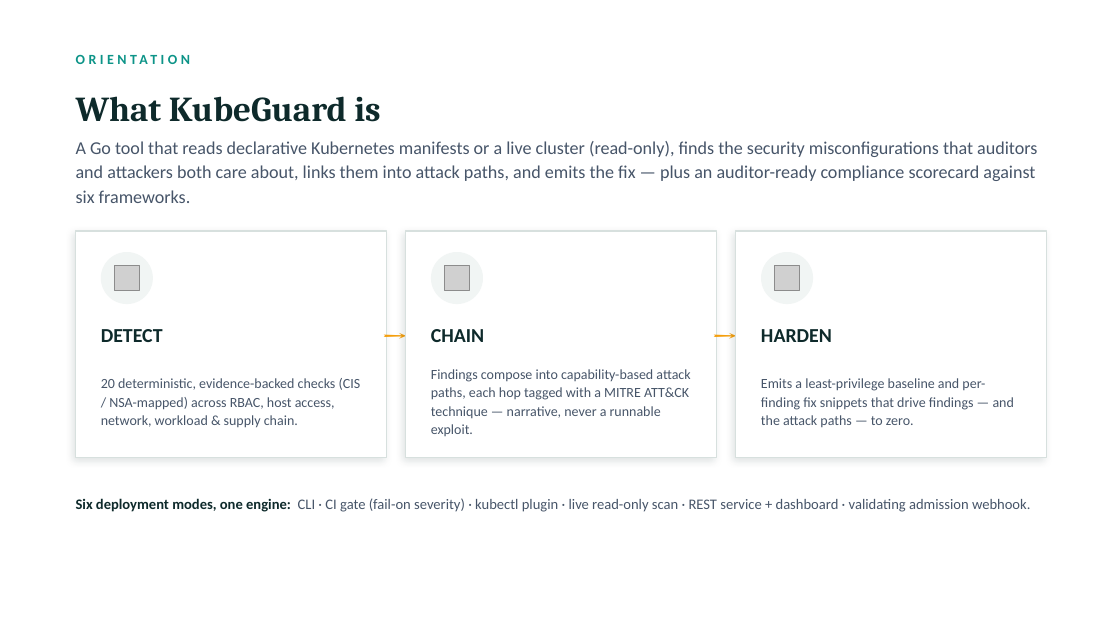
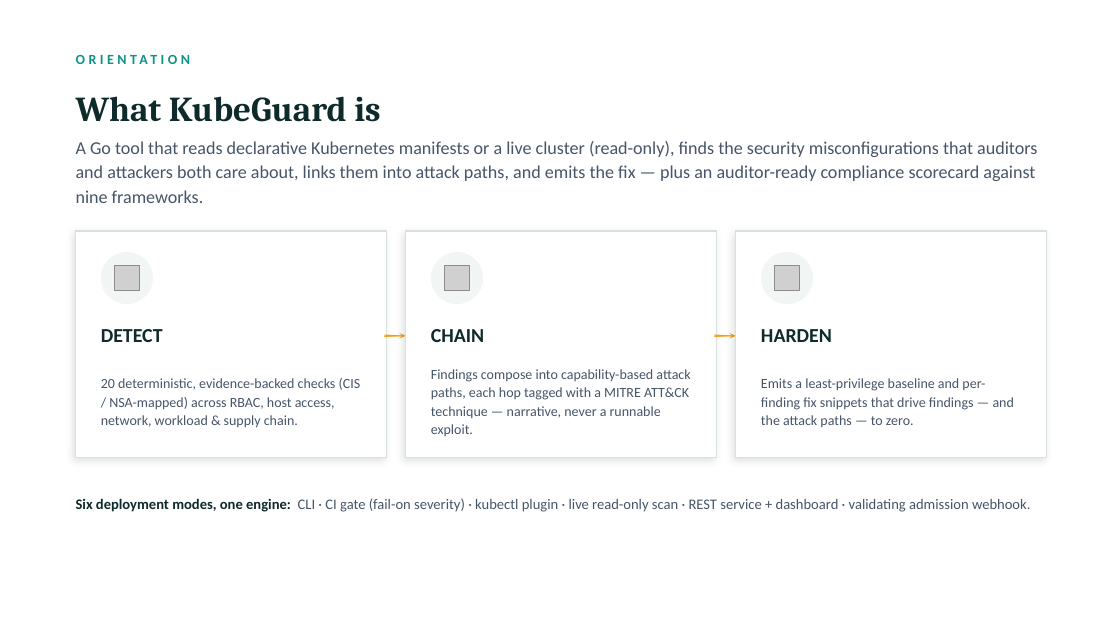
Before and after one commit to writetozealdefense-svg/kubeguard, a slide deck: slide 2 of KubeGuard_Compliance.pptx. Drawn at 1120x630 pixels with LibreOffice and Linux fonts; fonts in the diff are those of the drawing; grey boxes stand for pictures. Boxes give left, top, right and bottom in pixels: in the first picture for what was removed or moved away, otherwise in the second. Text is boxed around its words. In the diff, an @@ line names an element or a change of style, - is before the commit and + after.

```diff
--- a/KubeGuard_Compliance.pptx
+++ b/KubeGuard_Compliance.pptx
@@ text at <box>76,141,1037,203</box>: text changed @@
-A Go tool that reads declarative Kubernetes manifests or a live cluster (read-only), finds the security misconfigurations that auditors and attackers both care about, links them into attack paths, and emits the fix — plus an auditor-ready compliance scorecard against six frameworks.
+A Go tool that reads declarative Kubernetes manifests or a live cluster (read-only), finds the security misconfigurations that auditors and attackers both care about, links them into attack paths, and emits the fix — plus an auditor-ready compliance scorecard against nine frameworks.
```
Also in this commit, not shown: 3 other slides changed, 2 slides added.
